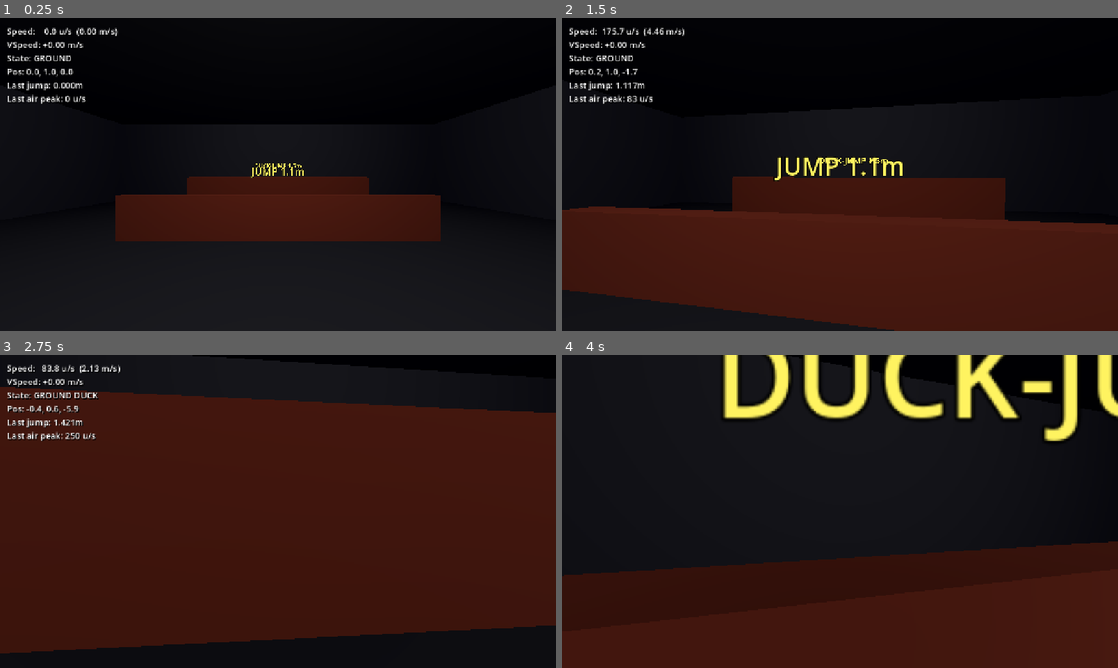
Above: before the commit, frames 1-4 (two rows, left to right).
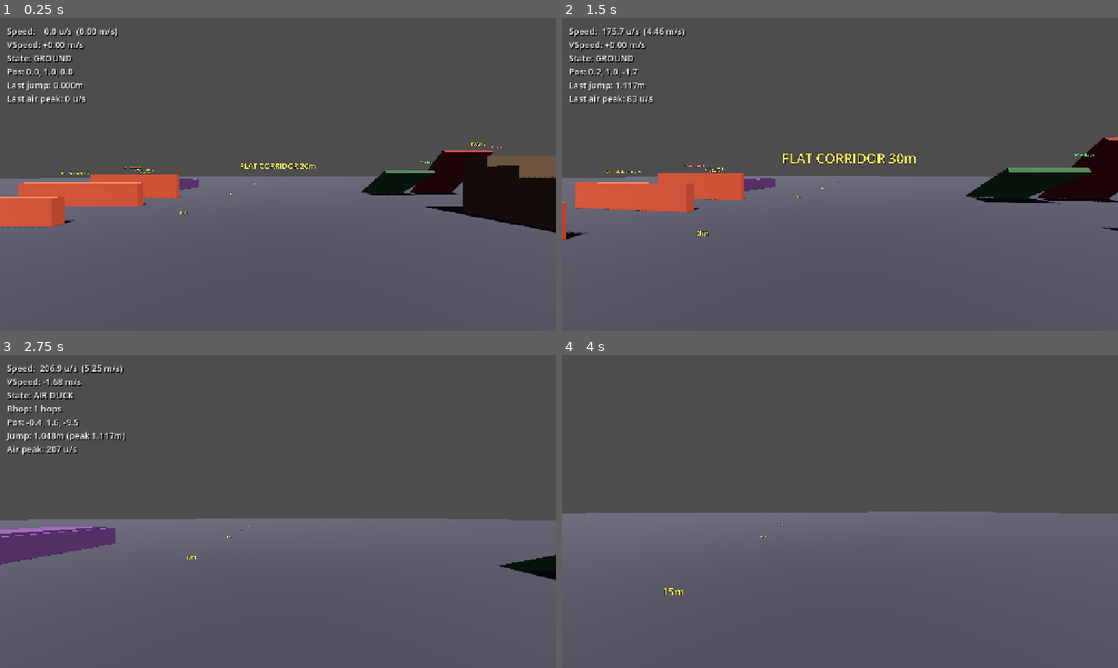
Above: after the commit, the same moments.

Repository: gotospaceplace/angels_and_demons
Game: Godot game, scene res://client/scenes/main.tscn
The game is run twice, just before and just after one commit, with the same random seed, the same clock (stepped at 60 frames per second) and the same inputs. This scene is started directly instead of the project's main scene.
Inputs (mouse positions are in pixels of both pictures, inside the frame that each line leads up to):
- Up to frame 1 (0.25 s): no input
- Up to frame 2 (1.5 s): tap Enter at 0.5 s; move the mouse to (867, 174) at 0.52 s; hold Ctrl (duck) 0.53-1.28 s; hold W (move_forward) from 0.53 s (still down); tap Space (jump) at 0.77, 0.8, 1.07, 1.35 s; move the mouse to (812, 174) at 1.27 s
- Up to frame 3 (2.75 s): keep holding W (move_forward); tap Space (jump) at 1.52, 1.82, 2.3 s; tap Ctrl (duck) at 1.55 s; move the mouse to (289, 505) at 2.02 s; hold Ctrl (duck) from 2.03 s (still down)
- Up to frame 4 (4 s): keep holding W (move_forward); move the mouse to (834, 517) at 2.77 s; release Ctrl (duck) at 2.78 s; tap F7 (toggle_hud) at 2.85 s; tap Space (jump) at 3.02, 3.32, 3.77, 3.8 s; tap Ctrl (duck) at 3.05 s; move the mouse to (878, 514) at 3.52 s; hold Ctrl (duck) from 3.53 s (still down)

The runs differ from the first frame. In frame 1, 95% of the frame differs, in the area x 0-100%, y 0-100%; in frame 2, 97%; in frame 3, 100%; in frame 4, 100%.

Commit message:
Add movement test range (WB7): 10-section gray-box validation map
Sections: flat corridor (30m, 5m markers), staircases (16u + 18u steps),
ramps (30° walkable + 50° steep), edge/ledge (3m drop), gap jumps
(2.8m running + 4.0m duck-jump with 1.14m lip), height walls (1.0m,
1.3m, 1.7m), crouch tunnel (1.0m ceiling, 5m long), bhop corridor
(50m with 10m markers + side walls), ladders (5m + 7m with dismount
platform). Spawn sign with section directions.

Replaces test_room in client main scene. test_room.tscn kept for
reference. Server scene unchanged — may need separate update.

Co-Authored-By: Claude Opus 4.6 <noreply@anthropic.com>

Diff:
--- a/client/scenes/main.tscn
+++ b/client/scenes/main.tscn
@@ -1,7 +1,7 @@
 [gd_scene load_steps=3 format=3 uid="uid://bvx1a2main"]
 
 [ext_resource type="Script" path="res://shared/scripts/player_movement.gd" id="1_player"]
-[ext_resource type="PackedScene" path="res://shared/scenes/test_room.tscn" id="2_room"]
+[ext_resource type="PackedScene" path="res://shared/scenes/movement_range.tscn" id="2_room"]
 
 [sub_resource type="CapsuleShape3D" id="CapsuleShape3D_player"]
 radius = 0.35
--- /dev/null
+++ b/shared/scenes/movement_range.tscn
@@ -0,0 +1,639 @@
+[gd_scene load_steps=17 format=3 uid="uid://c8mvrange001"]
+
+[ext_resource type="Script" path="res://shared/scripts/ladder_volume.gd" id="ladder_script"]
+
+[sub_resource type="StandardMaterial3D" id="mat_ground"]
+albedo_color = Color(0.22, 0.22, 0.25, 1)
+
+[sub_resource type="StandardMaterial3D" id="mat_corridor"]
+albedo_color = Color(0.2, 0.25, 0.32, 1)
+
+[sub_resource type="StandardMaterial3D" id="mat_stairs"]
+albedo_color = Color(0.38, 0.3, 0.22, 1)
+
+[sub_resource type="StandardMaterial3D" id="mat_ramp_safe"]
+albedo_color = Color(0.25, 0.38, 0.25, 1)
+
+[sub_resource type="StandardMaterial3D" id="mat_ramp_steep"]
+albedo_color = Color(0.5, 0.2, 0.2, 1)
+
+[sub_resource type="StandardMaterial3D" id="mat_obstacle"]
+albedo_color = Color(0.7, 0.3, 0.2, 1)
+
+[sub_resource type="StandardMaterial3D" id="mat_platform"]
+albedo_color = Color(0.22, 0.38, 0.55, 1)
+
+[sub_resource type="StandardMaterial3D" id="mat_tunnel"]
+albedo_color = Color(0.35, 0.22, 0.4, 1)
+
+[sub_resource type="StandardMaterial3D" id="mat_bhop"]
+albedo_color = Color(0.2, 0.3, 0.2, 1)
+
+[sub_resource type="StandardMaterial3D" id="mat_ladder"]
+albedo_color = Color(0.55, 0.45, 0.2, 1)
+
+[sub_resource type="StandardMaterial3D" id="mat_marker"]
+albedo_color = Color(0.8, 0.7, 0.2, 1)
+
+[sub_resource type="StandardMaterial3D" id="mat_wall"]
+albedo_color = Color(0.35, 0.35, 0.38, 1)
+
+[sub_resource type="Environment" id="env"]
+ambient_light_source = 2
+ambient_light_color = Color(0.3, 0.3, 0.35, 1)
+ambient_light_energy = 0.6
+tonemap_mode = 2
+
+[sub_resource type="CameraAttributesPractical" id="cam_attr"]
+
+[sub_resource type="BoxShape3D" id="ladder_trigger_small"]
+size = Vector3(1.0, 5.0, 1.0)
+
+[sub_resource type="BoxShape3D" id="ladder_trigger_tall"]
+size = Vector3(1.0, 7.0, 1.0)
+
+[node name="MovementRange" type="Node3D"]
+
+[node name="WorldEnvironment" type="WorldEnvironment" parent="."]
+environment = SubResource("env")
+camera_attributes = SubResource("cam_attr")
+
+[node name="Sun" type="DirectionalLight3D" parent="."]
+transform = Transform3D(0.866, -0.433, 0.25, 0, 0.5, 0.866, -0.5, -0.75, 0.433, 0, 20, 0)
+shadow_enabled = true
+
+[node name="Ground" type="CSGBox3D" parent="."]
+use_collision = true
+size = Vector3(200, 0.2, 200)
+material = SubResource("mat_ground")
+
+[node name="SpawnPoint" type="Marker3D" parent="."]
+transform = Transform3D(1, 0, 0, 0, 1, 0, 0, 0, 1, 0, 1, 0)
+
+[node name="SpawnSign" type="Label3D" parent="."]
+transform = Transform3D(1, 0, 0, 0, 1, 0, 0, 0, 1, 0, 3, 2)
+billboard = 1
+text = "MOVEMENT TEST RANGE
+N: Flat Corridor  S: Bhop Corridor
+E: Stairs/Ramps/Ledge/Ladders
+W: Height Walls/Gaps/Crouch Tunnel"
+font_size = 40
+outline_size = 6
+modulate = Color(1, 1, 1, 1)
+
+[node name="FlatCorridorFloor" type="CSGBox3D" parent="."]
+transform = Transform3D(1, 0, 0, 0, 1, 0, 0, 0, 1, 0, 0.02, -20)
+size = Vector3(5, 0.04, 30)
+material = SubResource("mat_corridor")
+
+[node name="FlatCorridorLabel" type="Label3D" parent="."]
+transform = Transform3D(1, 0, 0, 0, 1, 0, 0, 0, 1, 0, 2, -5)
+billboard = 1
+text = "FLAT CORRIDOR 30m"
+font_size = 48
+outline_size = 6
+modulate = Color(1, 0.9, 0.3, 1)
+
+[node name="FC_Mark0" type="CSGBox3D" parent="."]
+transform = Transform3D(1, 0, 0, 0, 1, 0, 0, 0, 1, 0, 0.05, -5)
+size = Vector3(5, 0.02, 0.1)
+material = SubResource("mat_marker")
+
+[node name="FC_Label0" type="Label3D" parent="."]
+transform = Transform3D(1, 0, 0, 0, 1, 0, 0, 0, 1, -3, 0.5, -5)
+billboard = 1
+text = "0m"
+font_size = 32
+outline_size = 4
+modulate = Color(1, 0.9, 0.3, 1)
+
+[node name="FC_Mark5" type="CSGBox3D" parent="."]
+transform = Transform3D(1, 0, 0, 0, 1, 0, 0, 0, 1, 0, 0.05, -10)
+size = Vector3(5, 0.02, 0.1)
+material = SubResource("mat_marker")
+
+[node name="FC_Label5" type="Label3D" parent="."]
+transform = Transform3D(1, 0, 0, 0, 1, 0, 0, 0, 1, -3, 0.5, -10)
+billboard = 1
+text = "5m"
+font_size = 32
+outline_size = 4
+modulate = Color(1, 0.9, 0.3, 1)
+
+[node name="FC_Mark10" type="CSGBox3D" parent="."]
+transform = Transform3D(1, 0, 0, 0, 1, 0, 0, 0, 1, 0, 0.05, -15)
+size = Vector3(5, 0.02, 0.1)
+material = SubResource("mat_marker")
+
+[node name="FC_Label10" type="Label3D" parent="."]
+transform = Transform3D(1, 0, 0, 0, 1, 0, 0, 0, 1, -3, 0.5, -15)
+billboard = 1
+text = "10m"
+font_size = 32
+outline_size = 4
+modulate = Color(1, 0.9, 0.3, 1)
+
+[node name="FC_Mark15" type="CSGBox3D" parent="."]
+transform = Transform3D(1, 0, 0, 0, 1, 0, 0, 0, 1, 0, 0.05, -20)
+size = Vector3(5, 0.02, 0.1)
+material = SubResource("mat_marker")
+
+[node name="FC_Label15" type="Label3D" parent="."]
+transform = Transform3D(1, 0, 0, 0, 1, 0, 0, 0, 1, -3, 0.5, -20)
+billboard = 1
+text = "15m"
+font_size = 32
+outline_size = 4
+modulate = Color(1, 0.9, 0.3, 1)
+
+[node name="FC_Mark20" type="CSGBox3D" parent="."]
+transform = Transform3D(1, 0, 0, 0, 1, 0, 0, 0, 1, 0, 0.05, -25)
+size = Vector3(5, 0.02, 0.1)
+material = SubResource("mat_marker")
+
+[node name="FC_Label20" type="Label3D" parent="."]
+transform = Transform3D(1, 0, 0, 0, 1, 0, 0, 0, 1, -3, 0.5, -25)
+billboard = 1
+text = "20m"
+font_size = 32
+outline_size = 4
+modulate = Color(1, 0.9, 0.3, 1)
+
+[node name="FC_Mark25" type="CSGBox3D" parent="."]
+transform = Transform3D(1, 0, 0, 0, 1, 0, 0, 0, 1, 0, 0.05, -30)
+size = Vector3(5, 0.02, 0.1)
+material = SubResource("mat_marker")
+
+[node name="FC_Label25" type="Label3D" parent="."]
+transform = Transform3D(1, 0, 0, 0, 1, 0, 0, 0, 1, -3, 0.5, -30)
+billboard = 1
+text = "25m"
+font_size = 32
+outline_size = 4
+modulate = Color(1, 0.9, 0.3, 1)
+
+[node name="FC_Mark30" type="CSGBox3D" parent="."]
+transform = Transform3D(1, 0, 0, 0, 1, 0, 0, 0, 1, 0, 0.05, -35)
+size = Vector3(5, 0.02, 0.1)
+material = SubResource("mat_marker")
+
+[node name="FC_Label30" type="Label3D" parent="."]
+transform = Transform3D(1, 0, 0, 0, 1, 0, 0, 0, 1, -3, 0.5, -35)
+billboard = 1
+text = "30m"
+font_size = 32
+outline_size = 4
+modulate = Color(1, 0.9, 0.3, 1)
+
+[node name="StairsLabel" type="Label3D" parent="."]
+transform = Transform3D(1, 0, 0, 0, 1, 0, 0, 0, 1, 11.5, 3.5, -1)
+billboard = 1
+text = "STAIRCASES"
+font_size = 48
+outline_size = 6
+modulate = Color(1, 0.9, 0.3, 1)
+
+[node name="StairsLabelL" type="Label3D" parent="."]
+transform = Transform3D(1, 0, 0, 0, 1, 0, 0, 0, 1, 9.5, 3, -1.5)
+billboard = 1
+text = "16u (0.41m)\nauto-step"
+font_size = 28
+outline_size = 4
+modulate = Color(1, 0.9, 0.3, 1)
+
+[node name="StairsLabelR" type="Label3D" parent="."]
+transform = Transform3D(1, 0, 0, 0, 1, 0, 0, 0, 1, 14, 3, -1.5)
+billboard = 1
+text = "18u (0.46m)\nstep limit"
+font_size = 28
+outline_size = 4
+modulate = Color(1, 0.9, 0.3, 1)
+
+[node name="StairL1" type="CSGBox3D" parent="."]
+transform = Transform3D(1, 0, 0, 0, 1, 0, 0, 0, 1, 9.5, 0.203, -2.4)
+use_collision = true
+size = Vector3(3, 0.406, 0.8)
+material = SubResource("mat_stairs")
+
+[node name="StairL2" type="CSGBox3D" parent="."]
+transform = Transform3D(1, 0, 0, 0, 1, 0, 0, 0, 1, 9.5, 0.406, -3.2)
+use_collision = true
+size = Vector3(3, 0.812, 0.8)
+material = SubResource("mat_stairs")
+
+[node name="StairL3" type="CSGBox3D" parent="."]
+transform = Transform3D(1, 0, 0, 0, 1, 0, 0, 0, 1, 9.5, 0.609, -4.0)
+use_collision = true
+size = Vector3(3, 1.218, 0.8)
+material = SubResource("mat_stairs")
+
+[node name="StairL4" type="CSGBox3D" parent="."]
+transform = Transform3D(1, 0, 0, 0, 1, 0, 0, 0, 1, 9.5, 0.812, -4.8)
+use_collision = true
+size = Vector3(3, 1.624, 0.8)
+material = SubResource("mat_stairs")
+
+[node name="StairL5" type="CSGBox3D" parent="."]
+transform = Transform3D(1, 0, 0, 0, 1, 0, 0, 0, 1, 9.5, 1.015, -5.6)
+use_collision = true
+size = Vector3(3, 2.03, 0.8)
+material = SubResource("mat_stairs")
+
+[node name="StairL6" type="CSGBox3D" parent="."]
+transform = Transform3D(1, 0, 0, 0, 1, 0, 0, 0, 1, 9.5, 1.218, -6.4)
+use_collision = true
+size = Vector3(3, 2.436, 0.8)
+material = SubResource("mat_stairs")
+
+[node name="StairR1" type="CSGBox3D" parent="."]
+transform = Transform3D(1, 0, 0, 0, 1, 0, 0, 0, 1, 14, 0.229, -2.4)
+use_collision = true
+size = Vector3(3, 0.457, 0.8)
+material = SubResource("mat_stairs")
+
+[node name="StairR2" type="CSGBox3D" parent="."]
+transform = Transform3D(1, 0, 0, 0, 1, 0, 0, 0, 1, 14, 0.457, -3.2)
+use_collision = true
+size = Vector3(3, 0.914, 0.8)
+material = SubResource("mat_stairs")
+
+[node name="StairR3" type="CSGBox3D" parent="."]
+transform = Transform3D(1, 0, 0, 0, 1, 0, 0, 0, 1, 14, 0.686, -4.0)
+use_collision = true
+size = Vector3(3, 1.371, 0.8)
+material = SubResource("mat_stairs")
+
+[node name="StairR4" type="CSGBox3D" parent="."]
+transform = Transform3D(1, 0, 0, 0, 1, 0, 0, 0, 1, 14, 0.914, -4.8)
+use_collision = true
+size = Vector3(3, 1.828, 0.8)
+material = SubResource("mat_stairs")
+
+[node name="StairR5" type="CSGBox3D" parent="."]
+transform = Transform3D(1, 0, 0, 0, 1, 0, 0, 0, 1, 14, 1.143, -5.6)
+use_collision = true
+size = Vector3(3, 2.285, 0.8)
+material = SubResource("mat_stairs")
+
+[node name="StairR6" type="CSGBox3D" parent="."]
+transform = Transform3D(1, 0, 0, 0, 1, 0, 0, 0, 1, 14, 1.371, -6.4)
+use_collision = true
+size = Vector3(3, 2.742, 0.8)
+material = SubResource("mat_stairs")
+
+[node name="RampsLabel" type="Label3D" parent="."]
+transform = Transform3D(1, 0, 0, 0, 1, 0, 0, 0, 1, 11.5, 3.5, -9)
+billboard = 1
+text = "RAMPS"
+font_size = 48
+outline_size = 6
+modulate = Color(1, 0.9, 0.3, 1)
+
+[node name="RampSafe" type="CSGBox3D" parent="."]
+transform = Transform3D(1, 0, 0, 0, 0.866, 0.5, 0, -0.5, 0.866, 9.5, 0.9, -13)
+use_collision = true
+size = Vector3(3.5, 0.25, 4.0)
+material = SubResource("mat_ramp_safe")
+
+[node name="RampSafeLabel" type="Label3D" parent="."]
+transform = Transform3D(1, 0, 0, 0, 1, 0, 0, 0, 1, 9.5, 2.5, -10)
+billboard = 1
+text = "30° walkable"
+font_size = 28
+outline_size = 4
+modulate = Color(0.4, 1, 0.4, 1)
+
+[node name="RampSteep" type="CSGBox3D" parent="."]
+transform = Transform3D(1, 0, 0, 0, 0.643, 0.766, 0, -0.766, 0.643, 14, 1.72, -13)
+use_collision = true
+size = Vector3(3.5, 0.25, 4.5)
+material = SubResource("mat_ramp_steep")
+
+[node name="RampSteepLabel" type="Label3D" parent="."]
+transform = Transform3D(1, 0, 0, 0, 1, 0, 0, 0, 1, 14, 3.5, -10)
+billboard = 1
+text = "50° too steep"
+font_size = 28
+outline_size = 4
+modulate = Color(1, 0.4, 0.4, 1)
+
+[node name="EdgePlatform" type="CSGBox3D" parent="."]
+transform = Transform3D(1, 0, 0, 0, 1, 0, 0, 0, 1, 22, 1.5, -5)
+use_collision = true
+size = Vector3(6, 3, 6)
+material = SubResource("mat_platform")
+
+[node name="EdgeLabel" type="Label3D" parent="."]
+transform = Transform3D(1, 0, 0, 0, 1, 0, 0, 0, 1, 22, 4, -5)
+billboard = 1
+text = "EDGE/LEDGE\n3m drop"
+font_size = 40
+outline_size = 6
+modulate = Color(1, 0.9, 0.3, 1)
+
+[node name="GapLabel" type="Label3D" parent="."]
+transform = Transform3D(1, 0, 0, 0, 1, 0, 0, 0, 1, -10, 2.5, 8)
+billboard = 1
+text = "GAP JUMPS"
+font_size = 48
+outline_size = 6
+modulate = Color(1, 0.9, 0.3, 1)
+
+[node name="GapRegA" type="CSGBox3D" parent="."]
+transform = Transform3D(1, 0, 0, 0, 1, 0, 0, 0, 1, -13, 0.2, 10)
+use_collision = true
+size = Vector3(4, 0.4, 3)
+material = SubResource("mat_platform")
+
+[node name="GapRegB" type="CSGBox3D" parent="."]
+transform = Transform3D(1, 0, 0, 0, 1, 0, 0, 0, 1, -6.2, 0.2, 10)
+use_collision = true
+size = Vector3(4, 0.4, 3)
+material = SubResource("mat_platform")
+
+[node name="GapRegLabel" type="Label3D" parent="."]
+transform = Transform3D(1, 0, 0, 0, 1, 0, 0, 0, 1, -9.6, 1.5, 10)
+billboard = 1
+text = "2.8m gap\nrunning jump"
+font_size = 28
+outline_size = 4
+modulate = Color(1, 0.9, 0.3, 1)
+
+[node name="GapDuckA" type="CSGBox3D" parent="."]
+transform = Transform3D(1, 0, 0, 0, 1, 0, 0, 0, 1, -13, 0.2, 16)
+use_collision = true
+size = Vector3(4, 0.4, 3)
+material = SubResource("mat_platform")
+
+[node name="GapDuckB" type="CSGBox3D" parent="."]
+transform = Transform3D(1, 0, 0, 0, 1, 0, 0, 0, 1, -5, 0.57, 16)
+use_collision = true
+size = Vector3(4, 1.14, 3)
+material = SubResource("mat_platform")
+
+[node name="GapDuckLabel" type="Label3D" parent="."]
+transform = Transform3D(1, 0, 0, 0, 1, 0, 0, 0, 1, -9, 2, 16)
+billboard = 1
+text = "4.0m gap + 1.14m lip\nduck-jump required"
+font_size = 28
+outline_size = 4
+modulate = Color(1, 0.9, 0.3, 1)
+
+[node name="HeightWallsLabel" type="Label3D" parent="."]
+transform = Transform3D(1, 0, 0, 0, 1, 0, 0, 0, 1, -10, 3, -3)
+billboard = 1
+text = "HEIGHT WALLS"
+font_size = 48
+outline_size = 6
+modulate = Color(1, 0.9, 0.3, 1)
+
+[node name="HW_1m" type="CSGBox3D" parent="."]
+transform = Transform3D(1, 0, 0, 0, 1, 0, 0, 0, 1, -10, 0.5, -5)
+use_collision = true
+size = Vector3(6, 1.0, 0.3)
+material = SubResource("mat_obstacle")
+
+[node name="HW_1m_Label" type="Label3D" parent="."]
+transform = Transform3D(1, 0, 0, 0, 1, 0, 0, 0, 1, -10, 1.5, -4.7)
+billboard = 1
+text = "1.0m — regular jump"
+font_size = 28
+outline_size = 4
+modulate = Color(1, 0.9, 0.3, 1)
+
+[node name="HW_1_3m" type="CSGBox3D" parent="."]
+transform = Transform3D(1, 0, 0, 0, 1, 0, 0, 0, 1, -10, 0.65, -8)
+use_collision = true
+size = Vector3(6, 1.3, 0.3)
+material = SubResource("mat_obstacle")
+
+[node name="HW_1_3m_Label" type="Label3D" parent="."]
+transform = Transform3D(1, 0, 0, 0, 1, 0, 0, 0, 1, -10, 1.8, -7.7)
+billboard = 1
+text = "1.3m — duck-jump only"
+font_size = 28
+outline_size = 4
+modulate = Color(1, 0.9, 0.3, 1)
+
+[node name="HW_1_7m" type="CSGBox3D" parent="."]
+transform = Transform3D(1, 0, 0, 0, 1, 0, 0, 0, 1, -10, 0.85, -11)
+use_collision = true
+size = Vector3(6, 1.7, 0.3)
+material = SubResource("mat_obstacle")
+
+[node name="HW_1_7m_Label" type="Label3D" parent="."]
+transform = Transform3D(1, 0, 0, 0, 1, 0, 0, 0, 1, -10, 2.2, -10.7)
+billboard = 1
+text = "1.7m — impassable"
+font_size = 28
+outline_size = 4
+modulate = Color(1, 0.4, 0.4, 1)
+
+[node name="CrouchTunnelLabel" type="Label3D" parent="."]
+transform = Transform3D(1, 0, 0, 0, 1, 0, 0, 0, 1, -12, 2, -14)
+billboard = 1
+text = "CROUCH TUNNEL\n1.0m ceiling"
+font_size = 40
+outline_size = 6
+modulate = Color(1, 0.9, 0.3, 1)
+
+[node name="CT_Ceiling" type="CSGBox3D" parent="."]
+transform = Transform3D(1, 0, 0, 0, 1, 0, 0, 0, 1, -12, 1.1, -17.5)
+use_collision = true
+size = Vector3(3, 0.2, 5)
+material = SubResource("mat_tunnel")
+
+[node name="CT_WallL" type="CSGBox3D" parent="."]
+transform = Transform3D(1, 0, 0, 0, 1, 0, 0, 0, 1, -13.65, 0.55, -17.5)
+use_collision = true
+size = Vector3(0.3, 1.1, 5)
+material = SubResource("mat_tunnel")
+
+[node name="CT_WallR" type="CSGBox3D" parent="."]
+transform = Transform3D(1, 0, 0, 0, 1, 0, 0, 0, 1, -10.35, 0.55, -17.5)
+use_collision = true
+size = Vector3(0.3, 1.1, 5)
+material = SubResource("mat_tunnel")
+
+[node name="CT_Back" type="CSGBox3D" parent="."]
+transform = Transform3D(1, 0, 0, 0, 1, 0, 0, 0, 1, -12, 0.55, -20.15)
+use_collision = true
+size = Vector3(3.6, 1.1, 0.3)
+material = SubResource("mat_tunnel")
+
+[node name="BhopFloor" type="CSGBox3D" parent="."]
+transform = Transform3D(1, 0, 0, 0, 1, 0, 0, 0, 1, 0, 0.02, 30)
+size = Vector3(6, 0.04, 50)
+material = SubResource("mat_bhop")
+
+[node name="BhopWallL" type="CSGBox3D" parent="."]
+transform = Transform3D(1, 0, 0, 0, 1, 0, 0, 0, 1, -3.15, 1.0, 30)
+use_collision = true
+size = Vector3(0.3, 2, 50)
+material = SubResource("mat_wall")
+
+[node name="BhopWallR" type="CSGBox3D" parent="."]
+transform = Transform3D(1, 0, 0, 0, 1, 0, 0, 0, 1, 3.15, 1.0, 30)
+use_collision = true
+size = Vector3(0.3, 2, 50)
+material = SubResource("mat_wall")
+
+[node name="BhopLabel" type="Label3D" parent="."]
+transform = Transform3D(1, 0, 0, 0, 1, 0, 0, 0, 1, 0, 2.5, 5)
+billboard = 1
+text = "BHOP CORRIDOR 50m"
+font_size = 48
+outline_size = 6
+modulate = Color(1, 0.9, 0.3, 1)
+
+[node name="BC_Mark0" type="CSGBox3D" parent="."]
+transform = Transform3D(1, 0, 0, 0, 1, 0, 0, 0, 1, 0, 0.05, 5)
+size = Vector3(6, 0.02, 0.15)
+material = SubResource("mat_marker")
+
+[node name="BC_Label0" type="Label3D" parent="."]
+transform = Transform3D(1, 0, 0, 0, 1, 0, 0, 0, 1, -3.5, 0.5, 5)
+billboard = 1
+text = "0m"
+font_size = 32
+outline_size = 4
+modulate = Color(1, 0.9, 0.3, 1)
+
+[node name="BC_Mark10" type="CSGBox3D" parent="."]
+transform = Transform3D(1, 0, 0, 0, 1, 0, 0, 0, 1, 0, 0.05, 15)
+size = Vector3(6, 0.02, 0.15)
+material = SubResource("mat_marker")
+
+[node name="BC_Label10" type="Label3D" parent="."]
+transform = Transform3D(1, 0, 0, 0, 1, 0, 0, 0, 1, -3.5, 0.5, 15)
+billboard = 1
+text = "10m"
+font_size = 32
+outline_size = 4
+modulate = Color(1, 0.9, 0.3, 1)
+
+[node name="BC_Mark20" type="CSGBox3D" parent="."]
+transform = Transform3D(1, 0, 0, 0, 1, 0, 0, 0, 1, 0, 0.05, 25)
+size = Vector3(6, 0.02, 0.15)
+material = SubResource("mat_marker")
+
+[node name="BC_Label20" type="Label3D" parent="."]
+transform = Transform3D(1, 0, 0, 0, 1, 0, 0, 0, 1, -3.5, 0.5, 25)
+billboard = 1
+text = "20m"
+font_size = 32
+outline_size = 4
+modulate = Color(1, 0.9, 0.3, 1)
+
+[node name="BC_Mark30" type="CSGBox3D" parent="."]
+transform = Transform3D(1, 0, 0, 0, 1, 0, 0, 0, 1, 0, 0.05, 35)
+size = Vector3(6, 0.02, 0.15)
+material = SubResource("mat_marker")
+
+[node name="BC_Label30" type="Label3D" parent="."]
+transform = Transform3D(1, 0, 0, 0, 1, 0, 0, 0, 1, -3.5, 0.5, 35)
+billboard = 1
+text = "30m"
+font_size = 32
+outline_size = 4
+modulate = Color(1, 0.9, 0.3, 1)
+
+[node name="BC_Mark40" type="CSGBox3D" parent="."]
+transform = Transform3D(1, 0, 0, 0, 1, 0, 0, 0, 1, 0, 0.05, 45)
+size = Vector3(6, 0.02, 0.15)
+material = SubResource("mat_marker")
+
+[node name="BC_Label40" type="Label3D" parent="."]
+transform = Transform3D(1, 0, 0, 0, 1, 0, 0, 0, 1, -3.5, 0.5, 45)
+billboard = 1
+text = "40m"
+font_size = 32
+outline_size = 4
+modulate = Color(1, 0.9, 0.3, 1)
+
+[node name="BC_Mark50" type="CSGBox3D" parent="."]
+transform = Transform3D(1, 0, 0, 0, 1, 0, 0, 0, 1, 0, 0.05, 55)
+size = Vector3(6, 0.02, 0.15)
+material = SubResource("mat_marker")
+
+[node name="BC_Label50" type="Label3D" parent="."]
+transform = Transform3D(1, 0, 0, 0, 1, 0, 0, 0, 1, -3.5, 0.5, 55)
+billboard = 1
+text = "50m"
+font_size = 32
+outline_size = 4
+modulate = Color(1, 0.9, 0.3, 1)
+
+[node name="LadderWallSmall" type="CSGBox3D" parent="."]
+transform = Transform3D(1, 0, 0, 0, 1, 0, 0, 0, 1, 25, 2.6, -2)
+use_collision = true
+size = Vector3(0.3, 5, 3)
+material = SubResource("mat_wall")
+
+[node name="LadderSmall" type="CSGBox3D" parent="."]
+transform = Transform3D(1, 0, 0, 0, 1, 0, 0, 0, 1, 24.85, 2.35, -2)
+use_collision = true
+size = Vector3(0.15, 4.5, 1.0)
+material = SubResource("mat_ladder")
+
+[node name="LadderSmallVolume" type="Area3D" parent="."]
+transform = Transform3D(1, 0, 0, 0, 1, 0, 0, 0, 1, 24.4, 2.6, -2)
+collision_layer = 2
+collision_mask = 0
+script = ExtResource("ladder_script")
+face_normal = Vector3(-1, 0, 0)
+
+[node name="LadderSmallTrigger" type="CollisionShape3D" parent="LadderSmallVolume"]
+shape = SubResource("ladder_trigger_small")
+
+[node name="LadderSmallLabel" type="Label3D" parent="."]
+transform = Transform3D(1, 0, 0, 0, 1, 0, 0, 0, 1, 23, 3.5, -2)
+billboard = 1
+text = "LADDER 5m"
+font_size = 40
+outline_size = 6
+modulate = Color(1, 0.9, 0.3, 1)
+
+[node name="LadderWallTall" type="CSGBox3D" parent="."]
+transform = Transform3D(1, 0, 0, 0, 1, 0, 0, 0, 1, 25, 3.6, -8)
+use_collision = true
+size = Vector3(0.3, 7, 3)
+material = SubResource("mat_wall")
+
+[node name="LadderTall" type="CSGBox3D" parent="."]
+transform = Transform3D(1, 0, 0, 0, 1, 0, 0, 0, 1, 24.85, 3.6, -8)
+use_collision = true
+size = Vector3(0.15, 7, 1.0)
+material = SubResource("mat_ladder")
+
+[node name="LadderTallVolume" type="Area3D" parent="."]
+transform = Transform3D(1, 0, 0, 0, 1, 0, 0, 0, 1, 24.4, 3.6, -8)
+collision_layer = 2
+collision_mask = 0
+script = ExtResource("ladder_script")
+face_normal = Vector3(-1, 0, 0)
+
+[node name="LadderTallTrigger" type="CollisionShape3D" parent="LadderTallVolume"]
+shape = SubResource("ladder_trigger_tall")
+
+[node name="LadderTallLabel" type="Label3D" parent="."]
+transform = Transform3D(1, 0, 0, 0, 1, 0, 0, 0, 1, 23, 5, -8)
+billboard = 1
+text = "LADDER 7m"
+font_size = 40
+outline_size = 6
+modulate = Color(1, 0.9, 0.3, 1)
+
+[node name="LadderPlatform" type="CSGBox3D" parent="."]
+transform = Transform3D(1, 0, 0, 0, 1, 0, 0, 0, 1, 22, 7.0, -8)
+use_collision = true
+size = Vector3(5, 0.3, 3)
+material = SubResource("mat_platform")
+
+[node name="LadderPlatformLabel" type="Label3D" parent="."]
+transform = Transform3D(1, 0, 0, 0, 1, 0, 0, 0, 1, 22, 7.8, -8)
+billboard = 1
+text = "DISMOUNT\nPLATFORM"
+font_size = 28
+outline_size = 4
+modulate = Color(1, 0.9, 0.3, 1)
